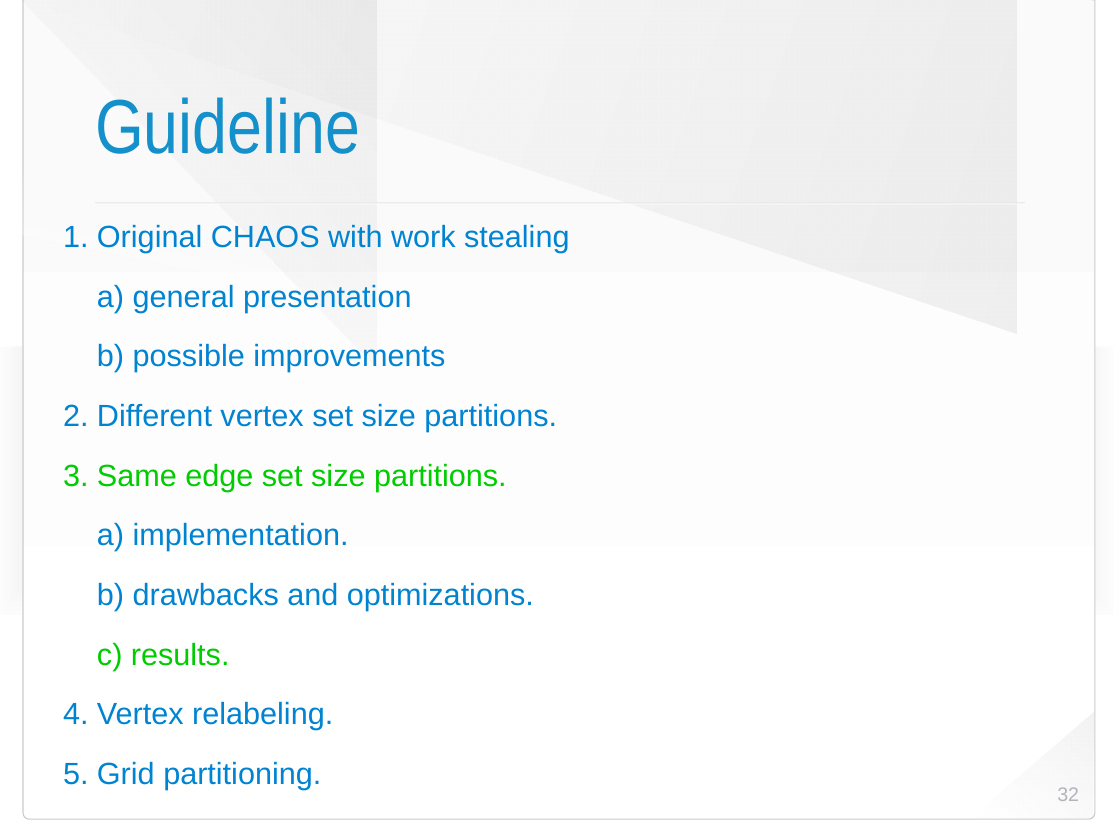
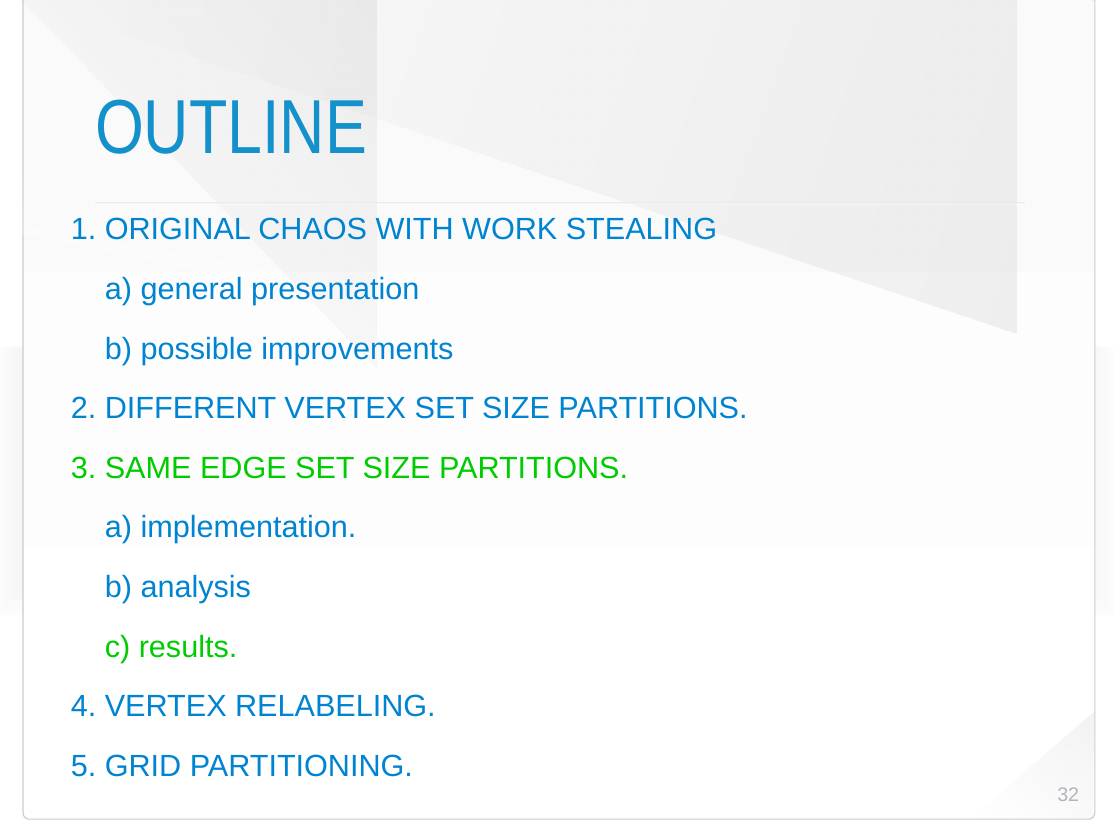
Before and after one commit to HaprianVlad/chaos, a slide deck: slide 32 of presentation.odp. Drawn at 1120x840 pixels with LibreOffice and Linux fonts; fonts in the diff are those of the drawing; background and template pictures are left out. Boxes give left, top, right and bottom in pixels: in the first picture for what was removed or moved away, otherwise in the second. Text is boxed around its words. In the diff, an @@ line names an element or a change of style, - is before the commit and + after.

```diff
--- a/presentation.odp
+++ b/presentation.odp
@@ title at bbox=[95, 99, 367, 154]: text changed @@
-Guideline
+OUTLINE
@@ text "1. ORIGINAL CHAOS WITH WORK ...": place and size @@
-text "1. ORIGINAL CHAOS WITH WORK ..." at bbox=[63, 224, 569, 790]
+text "1. ORIGINAL CHAOS WITH WORK ..." at bbox=[71, 217, 747, 777]
@@ text at bbox=[71, 217, 717, 240]: text changed @@
-1. Original CHAOS with work stealing
+1. ORIGINAL CHAOS WITH WORK STEALING
@@ text at bbox=[71, 396, 747, 479]: text changed @@
-2. Different vertex set size partitions.
-3. Same edge set size partitions.
+2. DIFFERENT VERTEX SET SIZE PARTITIONS.
+3. SAME EDGE SET SIZE PARTITIONS.
@@ text at bbox=[105, 574, 252, 603]: text changed @@
-b) drawbacks and optimizations.
+b) analysis
@@ text at bbox=[71, 694, 436, 777]: text changed @@
-4. Vertex relabeling.
-5. Grid partitioning.
+4. VERTEX RELABELING.
+5. GRID PARTITIONING.
```
Also in this commit, not shown: 1 other slide changed, 3 other files.
